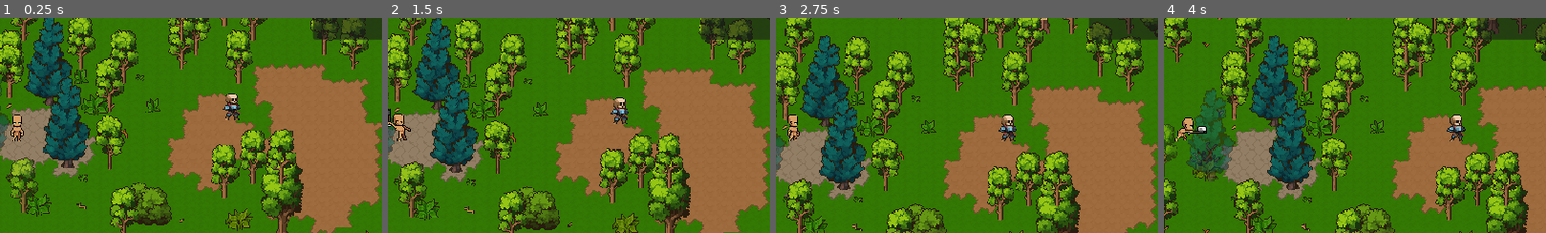
Above: before the commit, frames 1-4 (left to right).
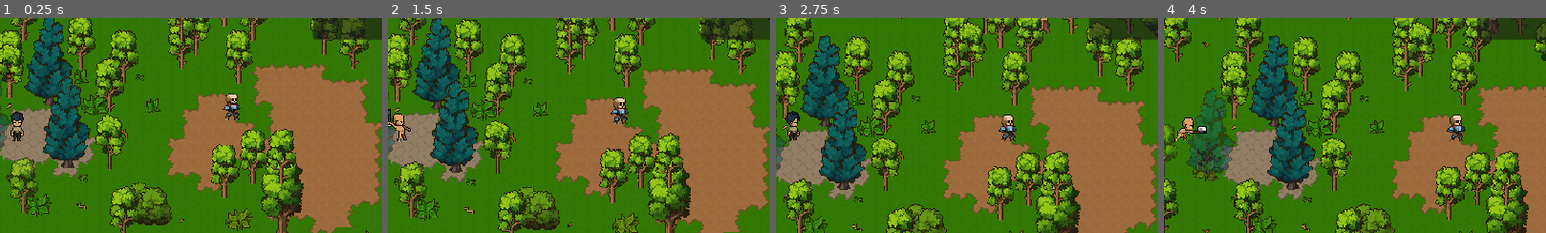
Above: after the commit, the same moments.

Repository: cwshields/pixel-rpg
Game: Godot game, scene res://scenes/main.tscn
Same seed, same stepped clock (60 frames per second), same inputs: the game is played once before the commit and once after it.
Inputs (mouse positions are % of the whole screen's width and height, from its top left):
- Up to frame 1 (0.25 s): no input
- Up to frame 2 (1.5 s): click "Spawn Enemy" at 0.5 s; tap Enter at 1.25 s; move the mouse to (45, 70) at 1.27 s; hold W (move_up) from 1.28 s (still down); click (45, 70) at 1.35 s
- Up to frame 3 (2.75 s): release W (move_up) at 2 s; drag from (80, 65) to (50, 50) at 2.02 s
- Up to frame 4 (4 s): move the mouse to (20, 35) at 2.77 s; hold A (move_left) 2.78-3.5 s; hold Shift (sprint) 2.78-3.5 s; drag from (55, 50) to (87, 50) at 3.52 s
The pictures show only the part of the screen within x 48-98%, y 25-75%; the shares and areas given below are measured in that part.

The runs differ from the first frame. In frame 1, 0.2% of the frame differs, in the area x 2-7%, y 43-58%; in frame 2, nothing differs; in frame 3, 0.2%; in frame 4, nothing differs.

Commit message:
fix: correct sprite sheet frame-canvas alignment drift
Several asset-pack sheets mix per-animation canvas sizes, which threw off
bottom-anchored offsets when frames landed in Godot. Fixes the affected
Body_A idle sheets, Vegetation.png, Roofs.png, Size_02.png, and the
player/skeleton-warrior SpriteFrames that referenced them.

Claude-Session: https://claude.ai/code/session_01Xa4mxnoLv4SpJ2DR5YxrVu

Diff:
--- a/resources/characters/enemies/skeleton_warrior_sprite_frames.tres
+++ b/resources/characters/enemies/skeleton_warrior_sprite_frames.tres
@@ -7,26 +7,32 @@
 [sub_resource type="AtlasTexture" id="frame_11"]
 atlas = ExtResource("tex_3")
 region = Rect2(0, 0, 64, 48)
+margin = Rect2(0, 0, 0, 16)
 
 [sub_resource type="AtlasTexture" id="frame_12"]
 atlas = ExtResource("tex_3")
 region = Rect2(64, 0, 64, 48)
+margin = Rect2(0, 0, 0, 16)
 
 [sub_resource type="AtlasTexture" id="frame_13"]
 atlas = ExtResource("tex_3")
 region = Rect2(128, 0, 64, 48)
+margin = Rect2(0, 0, 0, 16)
 
 [sub_resource type="AtlasTexture" id="frame_14"]
 atlas = ExtResource("tex_3")
 region = Rect2(192, 0, 64, 48)
+margin = Rect2(0, 0, 0, 16)
 
 [sub_resource type="AtlasTexture" id="frame_15"]
 atlas = ExtResource("tex_3")
 region = Rect2(256, 0, 64, 48)
+margin = Rect2(0, 0, 0, 16)
 
 [sub_resource type="AtlasTexture" id="frame_16"]
 atlas = ExtResource("tex_3")
 region = Rect2(320, 0, 64, 48)
+margin = Rect2(0, 0, 0, 16)
 
 [sub_resource type="AtlasTexture" id="frame_1"]
 atlas = ExtResource("tex_1")
@@ -46,27 +52,27 @@
 
 [sub_resource type="AtlasTexture" id="frame_5"]
 atlas = ExtResource("tex_2")
-region = Rect2(0, 0, 64, 64)
+region = Rect2(0, 32, 64, 32)
 
 [sub_resource type="AtlasTexture" id="frame_6"]
 atlas = ExtResource("tex_2")
-region = Rect2(64, 0, 64, 64)
+region = Rect2(64, 32, 64, 32)
 
 [sub_resource type="AtlasTexture" id="frame_7"]
 atlas = ExtResource("tex_2")
-region = Rect2(128, 0, 64, 64)
+region = Rect2(128, 32, 64, 32)
 
 [sub_resource type="AtlasTexture" id="frame_8"]
 atlas = ExtResource("tex_2")
-region = Rect2(192, 0, 64, 64)
+region = Rect2(192, 32, 64, 32)
 
 [sub_resource type="AtlasTexture" id="frame_9"]
 atlas = ExtResource("tex_2")
-region = Rect2(256, 0, 64, 64)
+region = Rect2(256, 32, 64, 32)
 
 [sub_resource type="AtlasTexture" id="frame_10"]
 atlas = ExtResource("tex_2")
-region = Rect2(320, 0, 64, 64)
+region = Rect2(320, 32, 64, 32)
 
 [resource]
 animations = [{
--- a/resources/characters/player_sprite_frames.tres
+++ b/resources/characters/player_sprite_frames.tres
@@ -781,7 +781,7 @@
 "duration": 1.0,
 "texture": SubResource("frame_62")
 }],
-"loop": 0,
+"loop": 1,
 "name": &"hurt_side",
 "speed": 10.0
 }, {
@@ -803,55 +803,55 @@
 "speed": 10.0
 }, {
 "frames": [{
-"duration": 1.0,
+"duration": 2.0,
 "texture": SubResource("frame_1")
 }, {
-"duration": 1.0,
+"duration": 1.2,
 "texture": SubResource("frame_2")
 }, {
-"duration": 1.0,
+"duration": 1.2,
 "texture": SubResource("frame_3")
 }, {
-"duration": 1.0,
+"duration": 2.4,
 "texture": SubResource("frame_4")
 }],
 "loop": 1,
 "name": &"idle_down",
-"speed": 6.0
-}, {
-"frames": [{
-"duration": 1.0,
+"speed": 5.0
+}, {
+"frames": [{
+"duration": 2.0,
 "texture": SubResource("frame_5")
 }, {
-"duration": 1.0,
+"duration": 1.2,
 "texture": SubResource("frame_6")
 }, {
-"duration": 1.0,
+"duration": 1.2,
 "texture": SubResource("frame_7")
 }, {
-"duration": 1.0,
+"duration": 2.4,
 "texture": SubResource("frame_8")
 }],
 "loop": 1,
 "name": &"idle_side",
-"speed": 6.0
-}, {
-"frames": [{
-"duration": 1.0,
+"speed": 5.0
+}, {
+"frames": [{
+"duration": 2.0,
 "texture": SubResource("frame_9")
 }, {
-"duration": 1.0,
+"duration": 1.2,
 "texture": SubResource("frame_10")
 }, {
-"duration": 1.0,
+"duration": 1.2,
 "texture": SubResource("frame_11")
 }, {
-"duration": 1.0,
+"duration": 2.4,
 "texture": SubResource("frame_12")
 }],
 "loop": 1,
 "name": &"idle_up",
-"speed": 6.0
+"speed": 5.0
 }, {
 "frames": [{
 "duration": 1.0,
@@ -874,7 +874,7 @@
 }],
 "loop": 1,
 "name": &"run_down",
-"speed": 14.0
+"speed": 13.0
 }, {
 "frames": [{
 "duration": 1.0,
@@ -897,7 +897,7 @@
 }],
 "loop": 1,
 "name": &"run_side",
-"speed": 14.0
+"speed": 13.0
 }, {
 "frames": [{
 "duration": 1.0,
@@ -920,7 +920,7 @@
 }],
 "loop": 1,
 "name": &"run_up",
-"speed": 14.0
+"speed": 13.0
 }, {
 "frames": [{
 "duration": 1.0,
@@ -943,7 +943,7 @@
 }],
 "loop": 1,
 "name": &"walk_down",
-"speed": 10.0
+"speed": 9.0
 }, {
 "frames": [{
 "duration": 1.0,
@@ -966,7 +966,7 @@
 }],
 "loop": 1,
 "name": &"walk_side",
-"speed": 10.0
+"speed": 9.0
 }, {
 "frames": [{
 "duration": 1.0,
@@ -989,5 +989,5 @@
 }],
 "loop": 1,
 "name": &"walk_up",
-"speed": 10.0
+"speed": 9.0
 }]
Binary file changed: Tilesets/Size_02.png
Binary file changed: assets/Entities/Characters/Body_A/Animations/Idle_Base/Idle_Down-Sheet.png
Binary file changed: assets/Entities/Characters/Body_A/Animations/Idle_Base/Idle_Down.aseprite
Binary file changed: assets/Entities/Characters/Body_A/Animations/Idle_Base/Idle_Side-Sheet.png
Binary file changed: assets/Entities/Characters/Body_A/Animations/Idle_Base/Idle_Up-Sheet.png
Binary file changed: assets/Environment/Props/Static/Vegetation.png
Binary file changed: assets/Environment/Structures/Buildings/Roofs.png
